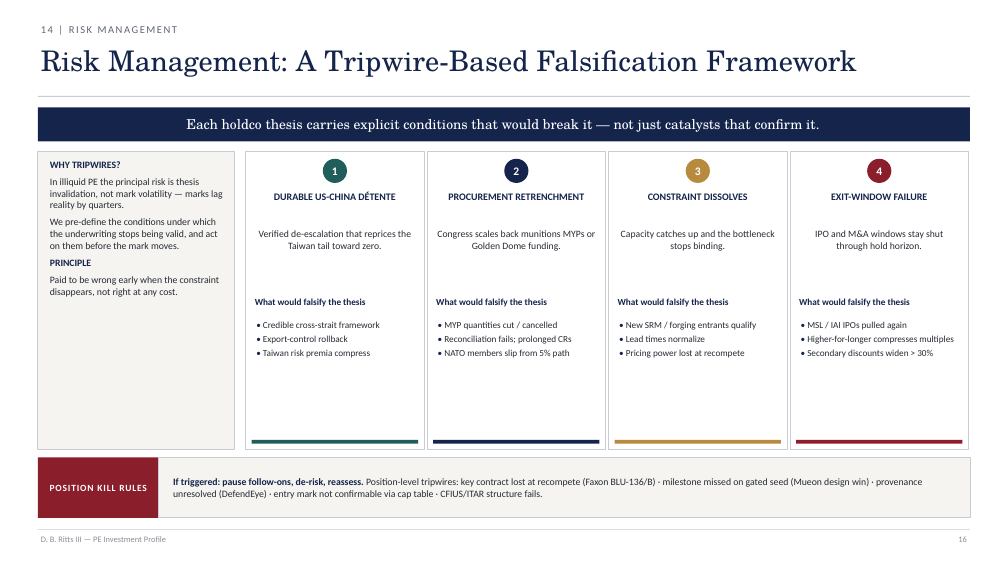
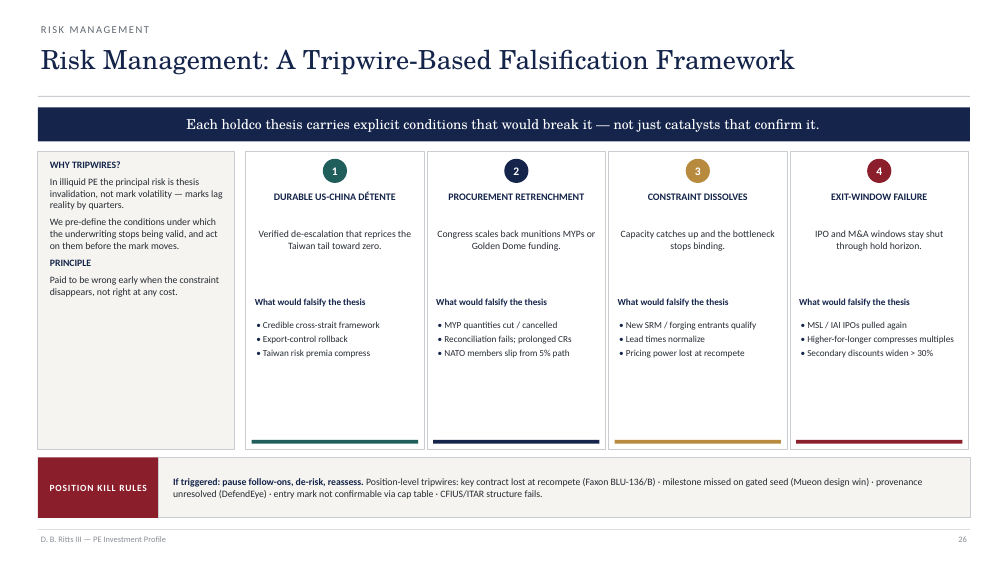
Before and after one commit to GoldmanRacks/Default, a slide deck: slide 26 of guides/D.B._Ritts_III_PE_Investment_Profile.pptx (slide 16 before the commit). Drawn at 1008x567 pixels with LibreOffice and Linux fonts; fonts in the diff are those of the drawing. Boxes give left, top, right and bottom in pixels: in the first picture for what was removed or moved away, otherwise in the second. Text is boxed around its words. In the diff, an @@ line names an element or a change of style, - is before the commit and + after.

```diff
--- a/guides/D.B._Ritts_III_PE_Investment_Profile.pptx
+++ b/guides/D.B._Ritts_III_PE_Investment_Profile.pptx
@@ text at (41,26,150,33): text changed @@
-14 | RISK MANAGEMENT
+RISK MANAGEMENT
@@ text "Risk Management: A Tripwire-Based Falsification ..." at (41,49,795,75): size 27 to 25 pt @@
```
Also in this commit, not shown: 20 other slides changed, 10 slides added, 4 other files.
